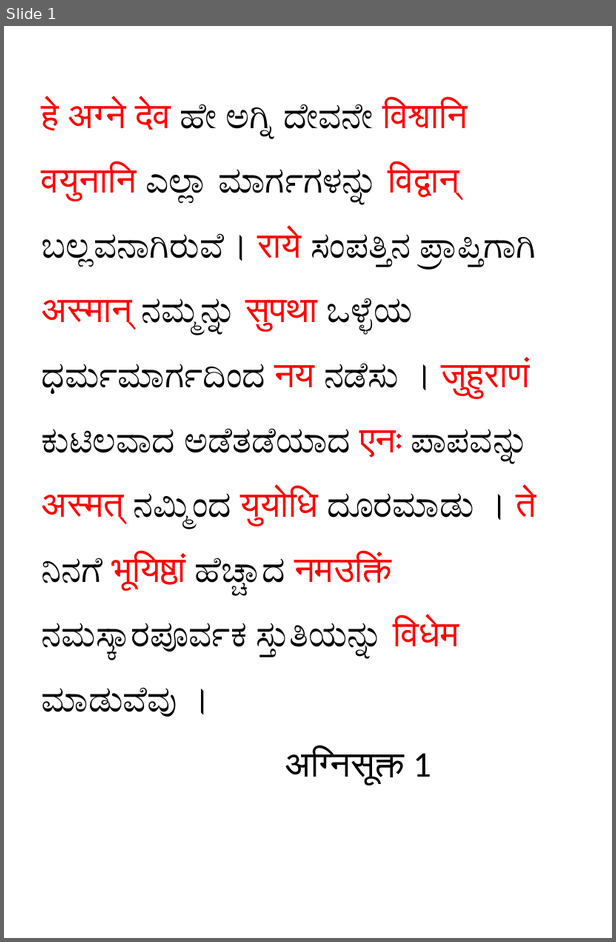
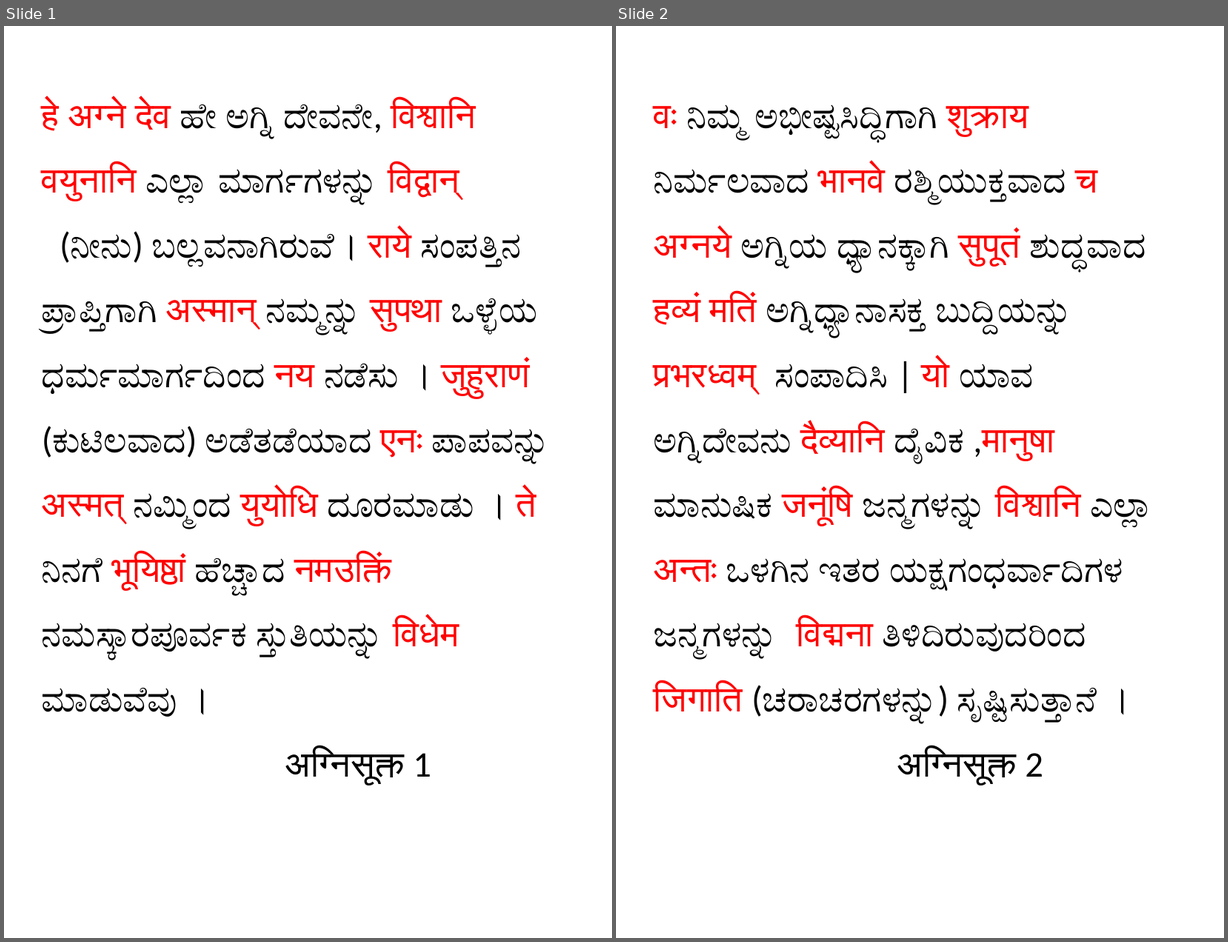
Before and after one commit to GIRISHVBHAGWAT/MY_Documents, a slide deck: Sookta_Artha/agni_sookta.pptx. Shown side by side, each under a label of ours: slide 1 before the commit, slides 1 and 2 after it. The pictures are 616x942 and 1228x942 pixels, drawn with LibreOffice and Linux fonts; fonts in the diff are those of the drawing; background and template pictures are left out. Boxes give left, top, right and bottom in pixels: in the first picture for what was removed or moved away, otherwise in the second. Text is boxed around its words. In the diff, an @@ line names an element or a change of style, - is before the commit and + after.

```diff
--- a/Sookta_Artha/agni_sookta.pptx
+++ b/Sookta_Artha/agni_sookta.pptx
@@ slide 2 added at (616,26,1224,938), background #FFFFFF @@
@@ title added at (654,104,1145,785), 32 pt, text #000000 @@
+वः ನಿಮ್ಮ ಅಭೀಷ್ಟಸಿದ್ಧಿಗಾಗಿ शुक्राय ನಿರ್ಮಲವಾದ भानवे ರಶ್ಮಿಯುಕ್ತವಾದ च अग्नये ಅಗ್ನಿಯ ಧ್ಯಾನಕ್ಕಾಗಿ सुपूतं ಶುದ್ಧವಾದ हव्यं मतिं ಅಗ್ನಿಧ್ಯಾನಾಸಕ್ತ ಬುದ್ದಿಯನ್ನು प्रभरध्वम् ಸಂಪಾದಿಸಿ | यो ಯಾವ ಅಗ್ನಿದೇವನು दैव्यानि ದೈವಿಕ ,मानुषा ಮಾನುಷಿಕ जनूंषि ಜನ್ಮಗಳನ್ನು विश्वानि ಎಲ್ಲಾ अन्तः ಒಳಗಿನ ಇತರ ಯಕ್ಷಗಂಧರ್ವಾದಿಗಳ ಜನ್ಮಗಳನ್ನು विद्मना ತಿಳಿದಿರುವುದರಿಂದ जिगाति (ಚರಾಚರಗಳನ್ನು) ಸೃಷ್ಟಿಸುತ್ತಾನೆ ।
+अग्निसूक्त 2
@@ slide 1 changed as well @@
@@ title at (42,99,537,785): text changed @@
-हे अग्ने देव ಹೇ ಅಗ್ನಿ ದೇವನೇ विश्वानि वयुनानि ಎಲ್ಲಾ ಮಾರ್ಗಗಳನ್ನು विद्वान् ಬಲ್ಲವನಾಗಿರುವೆ। राये ಸಂಪತ್ತಿನ ಪ್ರಾಪ್ತಿಗಾಗಿ अस्मान् ನಮ್ಮನ್ನು सुपथा ಒಳ್ಳೆಯ ಧರ್ಮಮಾರ್ಗದಿಂದ नय ನಡೆಸು । जुहुराणं ಕುಟಿಲವಾದ ಅಡೆತಡೆಯಾದ एनः ಪಾಪವನ್ನು अस्मत् ನಮ್ಮಿಂದ युयोधि ದೂರಮಾಡು । ते ನಿನಗೆ भूयिष्ठां ಹೆಚ್ಚಾದ नमउक्तिं ನಮಸ್ಕಾರಪೂರ್ವಕ ಸ್ತುತಿಯನ್ನು विधेम ಮಾಡುವೆವು ।
-अग्निसूक्त 1
+हे अग्ने देव ಹೇ ಅಗ್ನಿ ದೇವನೇ, विश्वानि वयुनानि ಎಲ್ಲಾ ಮಾರ್ಗಗಳನ್ನು विद्वान् (ನೀನು) ಬಲ್ಲವನಾಗಿರುವೆ। राये ಸಂಪತ್ತಿನ ಪ್ರಾಪ್ತಿಗಾಗಿ अस्मान् ನಮ್ಮನ್ನು सुपथा ಒಳ್ಳೆಯ ಧರ್ಮಮಾರ್ಗದಿಂದ नय ನಡೆಸು । जुहुराणं (ಕುಟಿಲವಾದ) ಅಡೆತಡೆಯಾದ एनः ಪಾಪವನ್ನು अस्मत् ನಮ್ಮಿಂದ युयोधि ದೂರಮಾಡು । ते ನಿನಗೆ भूयिष्ठां ಹೆಚ್ಚಾದ नमउक्तिं ನಮಸ್ಕಾರಪೂರ್ವಕ ಸ್ತುತಿಯನ್ನು विधेम ಮಾಡುವೆವು ।
+अग्निसूक्त 1
```
Also in this commit, not shown: 3 other slides added, 1 slide removed, 8 other files.
